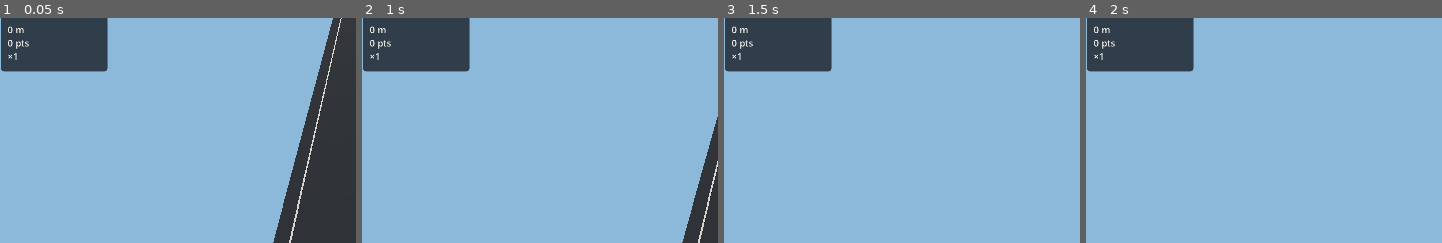
Above: before the commit, frames 1-4 (left to right).
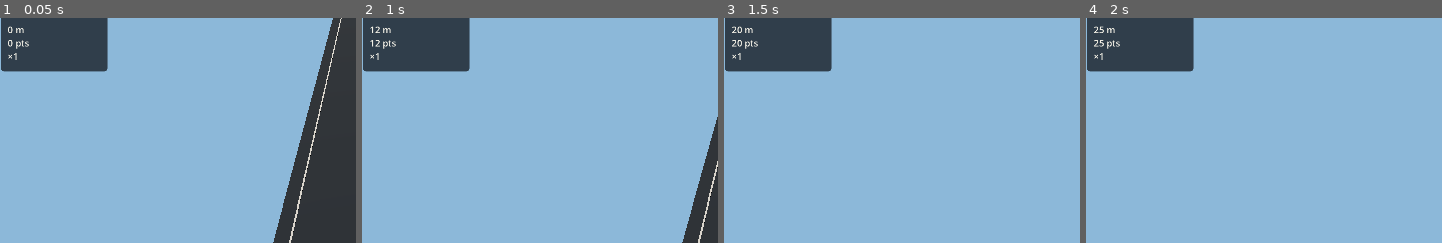
Above: after the commit, the same moments.

Repository: Stillset9/rushline
Game: Godot game, scene res://scenes/race/race.tscn
Same seed, same stepped clock (60 frames per second), same inputs: the game is played once before the commit and once after it.
Inputs:
- Up to frame 1 (0.05 s): no input
- Up to frame 2 (1 s): hold D (steer_right) from 0.53 s (still down)
- Up to frame 3 (1.5 s): release D (steer_right) at 1.28 s; hold S (brake) from 1.28 s (still down)
- Up to frame 4 (2 s): keep holding S (brake)
The pictures show only the part of the screen within x 1-51%, y 8-58%; the shares and areas given below are measured in that part.

Frame 1 is identical in both runs. In frame 2, 0.3% of the frame differs, in the area x 2-10%, y 3-14%; in frame 3, 0.3%; in frame 4, 0.3%.

Commit message:
feat: apply traffic hits and score during the race
Co-authored-by: Cursor <cursoragent@cursor.com>

Diff:
--- a/scripts/core/race_director.gd
+++ b/scripts/core/race_director.gd
@@ -3,6 +3,7 @@
 
 signal speed_changed(speed_mps: float)
 signal distance_changed(distance_m: float)
+signal score_changed(score: int, multiplier: int)
 
 const INITIAL_MAX_SPEED_MPS := 30.0
 const SPEED_CAP_MPS := 70.0
@@ -11,9 +12,12 @@
 var max_speed_mps: float = INITIAL_MAX_SPEED_MPS
 var distance_m: float = 0.0
 var elapsed_s: float = 0.0
+var score_keeper := ScoreKeeper.new()
 
 var _shown_kmh: int = -1
 var _shown_distance_m: int = -1
+var _shown_score: int = -1
+var _shown_multiplier: int = 0
 
 @onready var player: PlayerController = $PlayerVehicle
 @onready var road: RoadStreamer = $RoadStreamer
@@ -29,12 +33,16 @@
 	return int(round(speed_mps * 3.6))
 
 
+static func displayed_score(score: float) -> int:
+	return int(score)
+
+
 func begin_frame(delta: float) -> void:
 	elapsed_s += delta
 	max_speed_mps = planned_max_speed(elapsed_s)
 
 
-# Refleja la mitad de distancia de simulate.
+# Atajo de tiempo y distancia. No resuelve choques ni puntos.
 func advance_race(delta: float, speed_mps: float) -> void:
 	begin_frame(delta)
 	_commit_motion(speed_mps, delta)
@@ -46,8 +54,11 @@
 	race_camera.snap_to(player.global_position)
 	speed_changed.connect(hud.show_speed)
 	speed_changed.connect(race_camera.apply_speed)
+	distance_changed.connect(hud.show_distance)
+	score_changed.connect(hud.show_score)
 	_emit_speed_if_changed(player.speed_mps)
 	_emit_distance_if_changed()
+	_emit_score_if_changed()
 
 
 func _process(delta: float) -> void:
@@ -58,15 +69,31 @@
 	begin_frame(delta)
 	player.max_speed_mps = max_speed_mps
 	player.tick(delta)
-	_commit_motion(player.speed_mps, delta)
+	traffic.tick(delta, player.global_position.z)
+	var travel_speed := player.speed_mps
+	var hits := Contact.collect_new_hits(player.global_position, traffic.vehicles())
+	if hits > 0:
+		player.speed_mps = Contact.speed_after_hits(travel_speed, hits)
+		score_keeper.register_hit()
+		score_keeper.add_hit_distance(travel_speed * delta)
+	else:
+		score_keeper.add_clean_distance(travel_speed * delta)
+	# La distancia usa la velocidad de este frame. La señal de velocidad usa
+	# la velocidad ya penalizada, que es la que vale a partir de ahora.
+	_add_distance(travel_speed, delta)
+	_emit_speed_if_changed(player.speed_mps)
+	_emit_score_if_changed()
 	road.tick(player.global_position.z)
-	traffic.tick(delta, player.global_position.z)
 	race_camera.tick(delta, player.global_position)
 
 
 func _commit_motion(speed_mps: float, delta: float) -> void:
+	_add_distance(speed_mps, delta)
+	_emit_speed_if_changed(speed_mps)
+
+
+func _add_distance(speed_mps: float, delta: float) -> void:
 	distance_m += speed_mps * delta
-	_emit_speed_if_changed(speed_mps)
 	_emit_distance_if_changed()
 
 
@@ -84,3 +111,12 @@
 		return
 	_shown_distance_m = meters
 	distance_changed.emit(distance_m)
+
+
+func _emit_score_if_changed() -> void:
+	var shown := displayed_score(score_keeper.score)
+	if shown == _shown_score and score_keeper.multiplier == _shown_multiplier:
+		return
+	_shown_score = shown
+	_shown_multiplier = score_keeper.multiplier
+	score_changed.emit(shown, score_keeper.multiplier)
--- a/scripts/traffic/traffic_manager.gd
+++ b/scripts/traffic/traffic_manager.gd
@@ -73,6 +73,10 @@
 	return best
 
 
+func vehicles() -> Array[TrafficVehicle]:
+	return _pool
+
+
 func tick(delta: float, player_z: float) -> void:
 	for vehicle in _pool:
 		if not vehicle.active:
--- a/tests/test_race.gd
+++ b/tests/test_race.gd
@@ -18,6 +18,12 @@
 		failed.append("distance %s" % player.position.z)
 	if hud_label.text != SpeedHud.format_speed(player.speed_mps):
 		failed.append("hud %s" % hud_label.text)
+	if race.score_keeper.multiplier != 1:
+		failed.append("clean multiplier %s" % race.score_keeper.multiplier)
+	if not is_equal_approx(race.score_keeper.score, race.distance_m):
+		failed.append("clean score %s vs %s" % [race.score_keeper.score, race.distance_m])
+	if int(race.score_keeper.score) != int(race.distance_m):
+		failed.append("shown integers")
 	var road: Node = race.get_node("RoadStreamer")
 	var origins: Array = road.origins()
 	var sorted: Array[float] = []
@@ -44,4 +50,38 @@
 	if absf(camera.fov - RaceCamera.fov_for_speed(player.speed_mps)) > 0.5:
 		failed.append("fov %s" % camera.fov)
 	race.queue_free()
+	failed.append_array(_hit_episode(tree))
 	return failed
+
+
+func _hit_episode(tree: SceneTree) -> Array:
+	var failed: Array[String] = []
+	var race: Node = load("res://scenes/race/race.tscn").instantiate()
+	tree.root.add_child(race)
+	race.set_process(false)
+	var player: PlayerController = race.get_node("PlayerVehicle")
+	player.speed_mps = 30.0
+	race.score_keeper.score = 750.0
+	race.score_keeper.multiplier = 3
+	race.score_keeper.clean_m = 50.0
+	var traffic: TrafficManager = race.get_node("TrafficManager")
+	var vehicle: TrafficVehicle = traffic.vehicles()[0]
+	vehicle.activate(1, player.global_position, StandardMaterial3D.new(), 1.0)
+	race.simulate(0.05)
+	if absf(player.speed_mps - 15.0) > 0.02:
+		failed.append("hit speed %s" % player.speed_mps)
+	if absf(race.distance_m - 1.5) > 0.02:
+		failed.append("hit distance %s" % race.distance_m)
+	if absf(race.score_keeper.score - 751.5) > 0.02 or race.score_keeper.multiplier != 1 or not is_zero_approx(race.score_keeper.clean_m):
+		failed.append("hit score %s x%s clean %s" % [race.score_keeper.score, race.score_keeper.multiplier, race.score_keeper.clean_m])
+	if not vehicle.active or not vehicle.in_contact:
+		failed.append("traffic survived")
+	var distance_label: Label = race.get_node("SpeedHud/Panel/DistanceLabel")
+	var score_label: Label = race.get_node("SpeedHud/Panel/ScoreLabel")
+	if distance_label.text != "1 m" or score_label.text != "751 pts":
+		failed.append("hit labels %s %s" % [distance_label.text, score_label.text])
+	race.simulate(0.05)
+	if absf(player.speed_mps - 15.4) > 0.02:
+		failed.append("second speed %s" % player.speed_mps)
+	race.queue_free()
+	return failed
--- a/tests/test_race_director.gd
+++ b/tests/test_race_director.gd
@@ -30,5 +30,11 @@
 		failed.append("distance signals %s" % distances.size())
 	if not is_equal_approx(director.distance_m, 2.0):
 		failed.append("distance %s" % director.distance_m)
+	if director_script.displayed_score(750.4) != 750:
+		failed.append("truncate")
+	var score_before: float = director.score_keeper.score
+	director.advance_race(1.0, 20.0)
+	if not is_equal_approx(director.score_keeper.score, score_before) or director.score_keeper.multiplier != 1:
+		failed.append("advance scored")
 	director.free()
 	return failed
